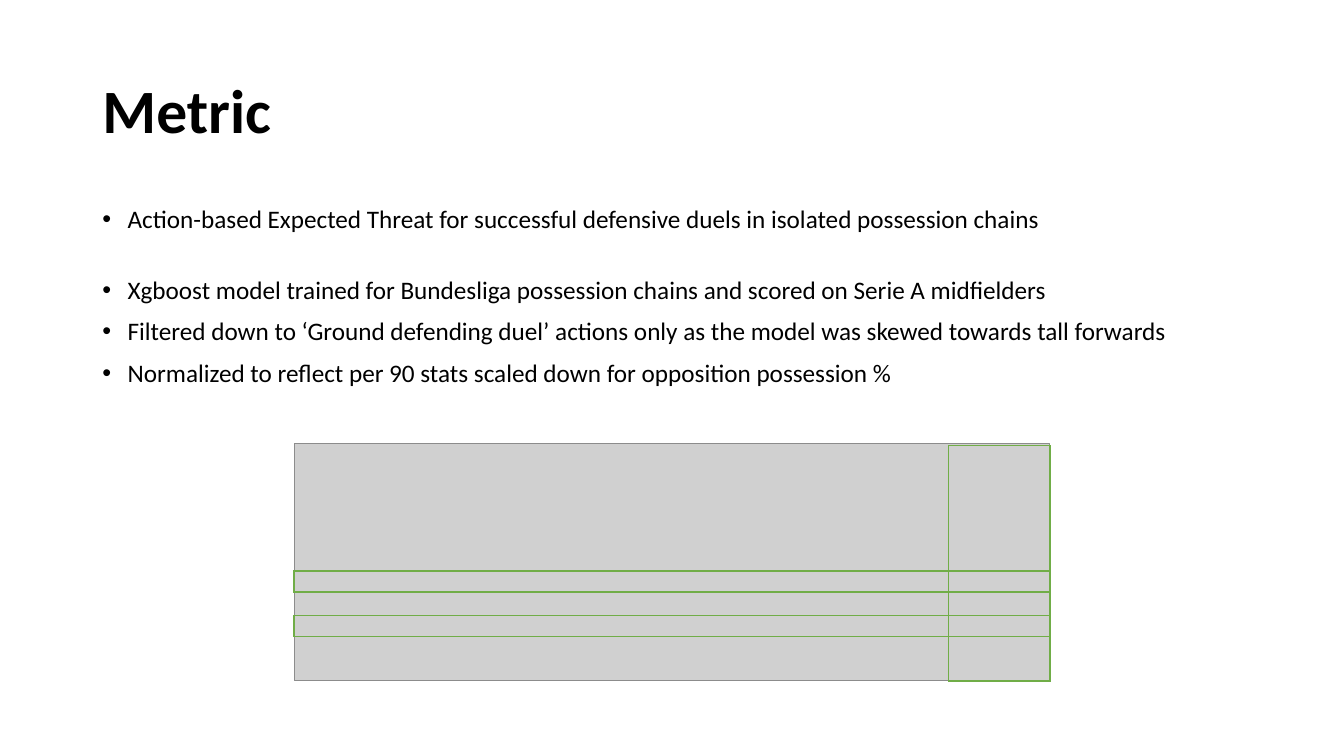
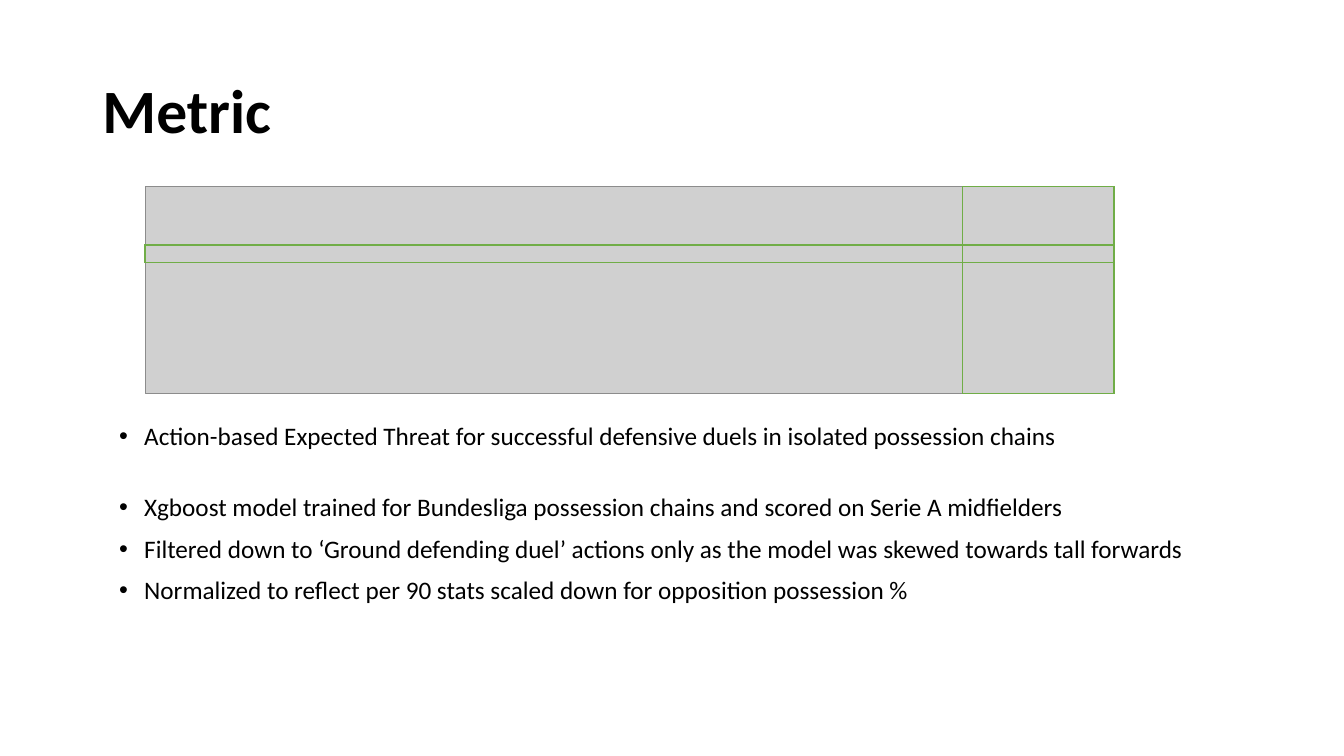
Before and after one commit to yashkarle/soccer-ds-stats, a slide deck: slide 2 of Projects/4UppsalaMMS/3_StatsScouting/assignment_2_evaluating_players.pptx. Drawn at 1344x756 pixels with LibreOffice and Linux fonts; fonts in the diff are those of the drawing; grey boxes stand for pictures. Boxes give left, top, right and bottom in pixels: in the first picture for what was removed or moved away, otherwise in the second. Text is boxed around its words. In the diff, an @@ line names an element or a change of style, - is before the commit and + after.

```diff
--- a/Projects/4UppsalaMMS/3_StatsScouting/assignment_2_evaluating_players.pptx
+++ b/Projects/4UppsalaMMS/3_StatsScouting/assignment_2_evaluating_players.pptx
@@ picture added at (x1=145, y1=187, x2=1114, y2=394) @@
@@ rectangle resized from (x1=949, y1=446, x2=1051, y2=682) to (x1=963, y1=187, x2=1114, y2=394) @@
@@ rectangle resized from (x1=294, y1=571, x2=1051, y2=592) to (x1=145, y1=245, x2=1114, y2=262) @@
@@ text "Action-based Expected Threat for successful ..." moved from (x1=128, y1=210, x2=1166, y2=386) to (x1=144, y1=427, x2=1182, y2=603) @@
@@ picture removed at (x1=294, y1=444, x2=1051, y2=681) @@
@@ rectangle removed at (x1=294, y1=615, x2=1051, y2=636) @@
```
Also in this commit, not shown: 1 other slide changed, 2 slides added, 2 other files.
